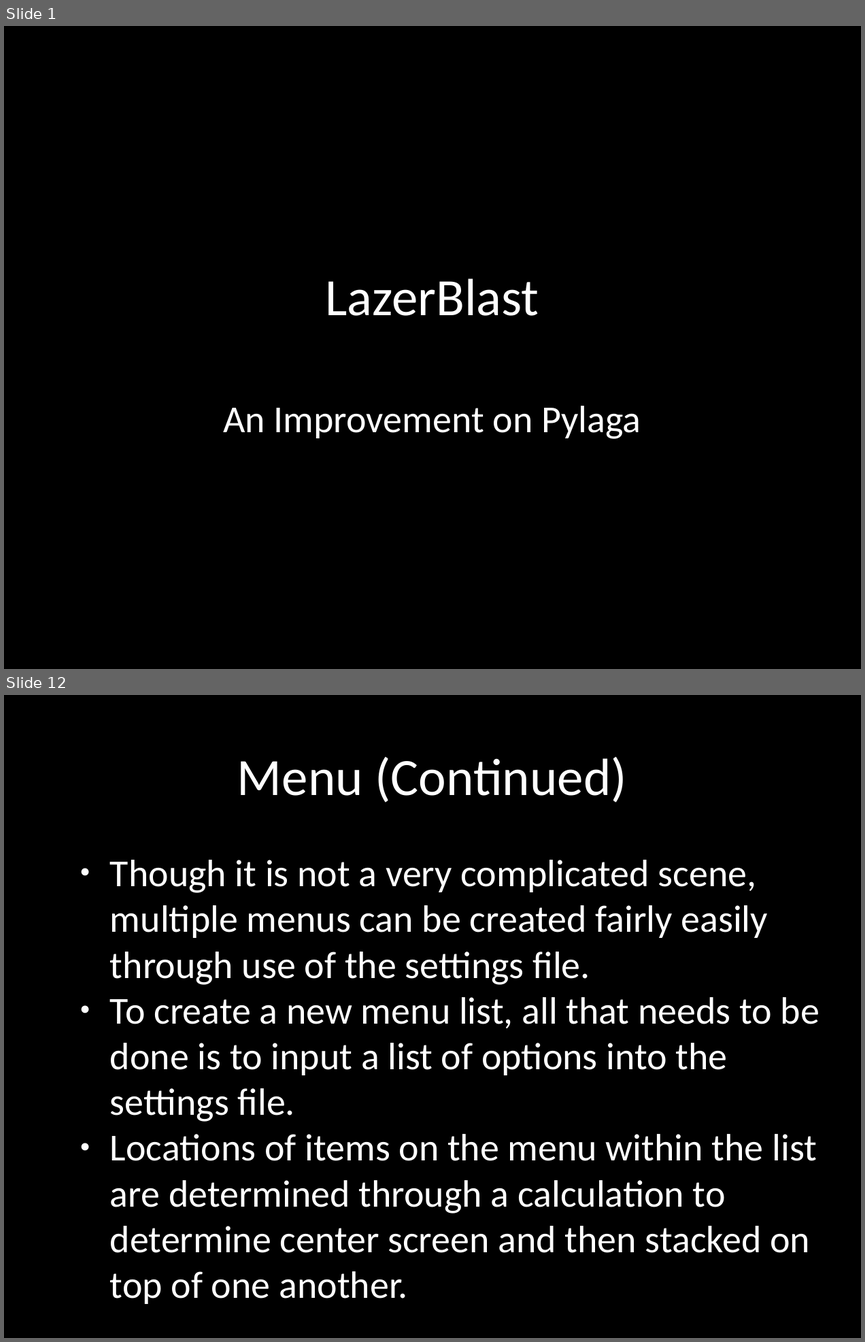
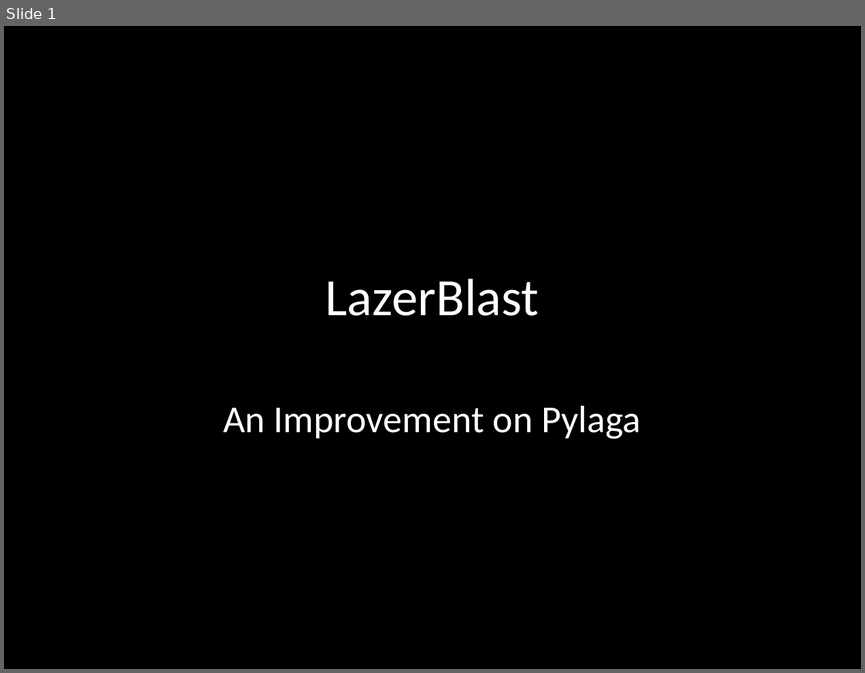
Before and after one commit to terrencepreilly/CPS410, a slide deck: final_presentation/Presentation.pptx. Shown one above the other, each under a label of ours: slides 1 and 12 before the commit, slide 1 after it; the slides between them are not shown. The pictures are 865x1342 and 865x673 pixels, drawn with LibreOffice and Linux fonts; fonts in the diff are those of the drawing; background and template pictures are left out. Boxes give left, top, right and bottom in pixels: in the first picture for what was removed or moved away, otherwise in the second. Text is boxed around its words. In the diff, an @@ line names an element or a change of style, - is before the commit and + after.

```diff
--- a/final_presentation/Presentation.pptx
+++ b/final_presentation/Presentation.pptx
@@ slide 12 removed at bbox=[4, 695, 861, 1338], background #000000 @@
@@ text removed at bbox=[237, 757, 626, 802] @@
-Menu (Continued)
@@ text removed at bbox=[110, 860, 819, 1253] @@
-● Though it is not a very complicated scene, multiple menus can be created fairly easily through use of the settings file.
-● To create a new menu list, all that needs to be done is to input a list of options into the settings file.
-● Locations of items on the menu within the list are determined through a calculation to determine center screen and then stacked on top of one another.
```
Also in this commit, not shown: 3 slides changed, 3 slides added, 12 other slides removed, 3 other files.
